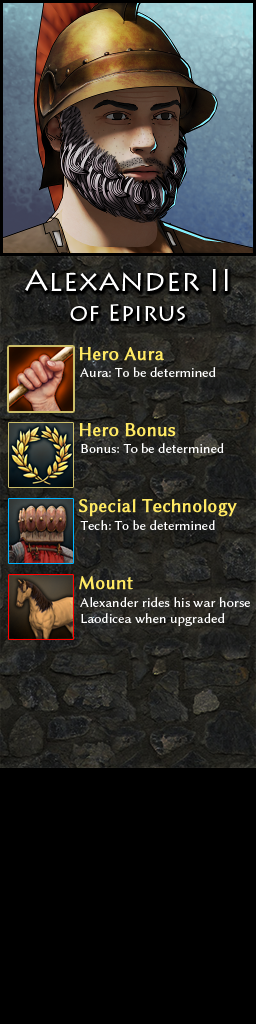
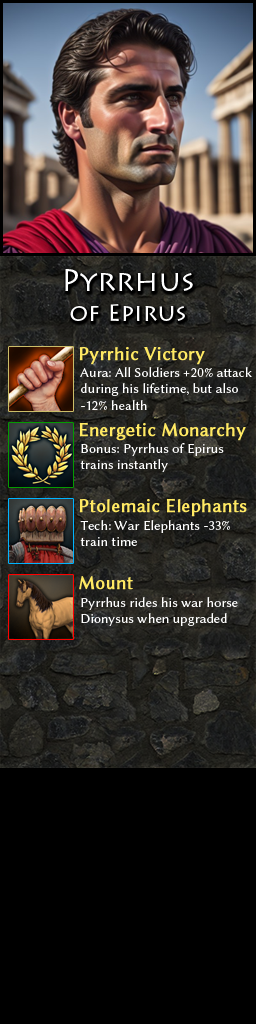
The second 256x1024 image is a revision of the first. Changes to its layers:
hid group "Alexander II Epirus" (14 layers) over 3, 3, 253, 626
painted on "Layer 45" (1st of 3, in "Epirotes" › "Alexander II Epirus") over 3, 3, 253, 253
showed group "Pyrhus" (14 layers) over 3, 3, 253, 626
painted on "Layer 45" (3rd of 3, in "Epirotes" › "Pyrhus") over 3, 3, 253, 253
